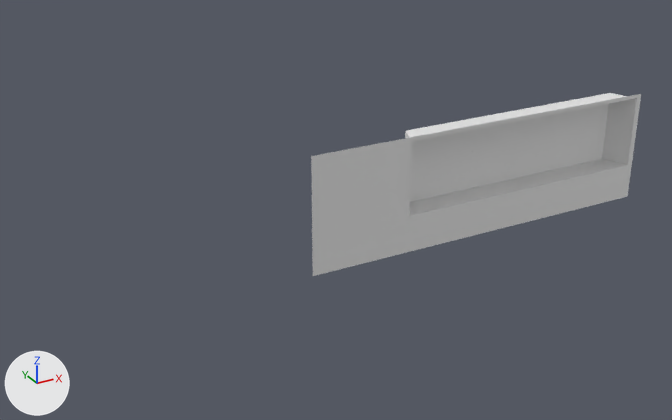
Two versions of the FBX model Assets/MyModels/Walls.fbx, one commit apart.
Both versions are drawn from a 50 mm lens placed at (-8.88, -17.4, 10.21), pointed at (1.9, 2.2, 0.41). Every picture has the same lights, and +X, +Y and +Z are marked at lower left. Where no turn or scale is listed for an object, it has been applied to the vertices.

The first picture shows 'Wall', 'Wall_Extruded1.Center', 'Wall_Extruded1.Left', 'Wall_Extruded1.Right'.
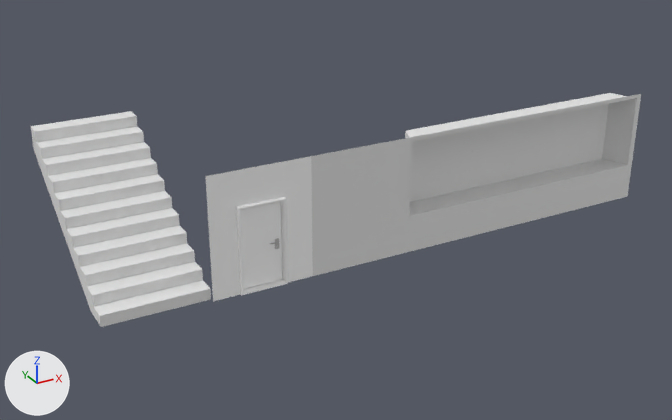
Where the change shows, as pixel boxes (x1, y1, x2, y2) in the pictures (672 x 420 px):
'Stairs', added
    after: (31, 111, 211, 327)
'Wall.Door1', added
    after: (206, 156, 313, 301)
    faces in mat_a_wall (its picture is missing): (206, 156, 313, 301)
    faces in mat_c_wall (its picture is missing): (240, 202, 282, 288)

The edits, one by one:
Material 'C_Wall' (mat_c_wall) is new.
Its base color is (1.0, 1.0, 1.0) (white #ffffff).
Its roughness is 0.553.
Material 'B_Wall' (mat_b_wall) is new.
Its base color is (0.5, 0.5, 0.5) (grey #bcbcbc).
Its roughness is 0.553.
Material 'A_Wall' (mat_a_wall) is new.
Its base color is (1.0, 1.0, 1.0) (white #ffffff).
Its roughness is 0.553.
Mesh me_stairs is new.
It has 66 vertices, 91 faces and spans x 0.0..2.5, y 0.0..5.0, z 0.0..3.0.
Mesh me_wall_001 is new.
It has 186 vertices, 172 faces and spans x 0.0..2.5, y -0.16..-0.01, z 0.0..3.0.
Faces by material slot: [24, 147, 1].
It uses material mat_a_wall (its picture is missing).
It uses material mat_b_wall (grey #bcbcbc).
It uses material mat_c_wall (its picture is missing).
Object 'Stairs' (ob_stairs) is new; it shows me_stairs.
Its location is (-5.0, 0.0, 0.0).
Object 'Wall.Door1' (ob_wall_door1) is new; it shows me_wall_001.
Its location is (-2.5, 0.0, 0.0).
